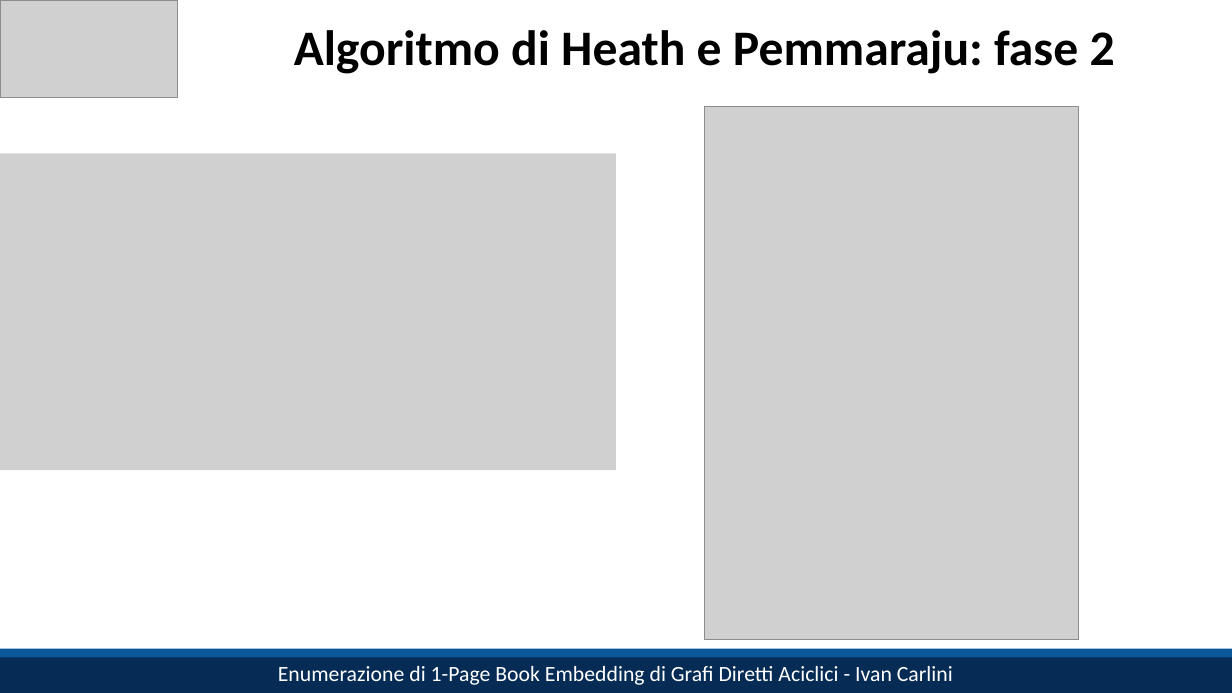
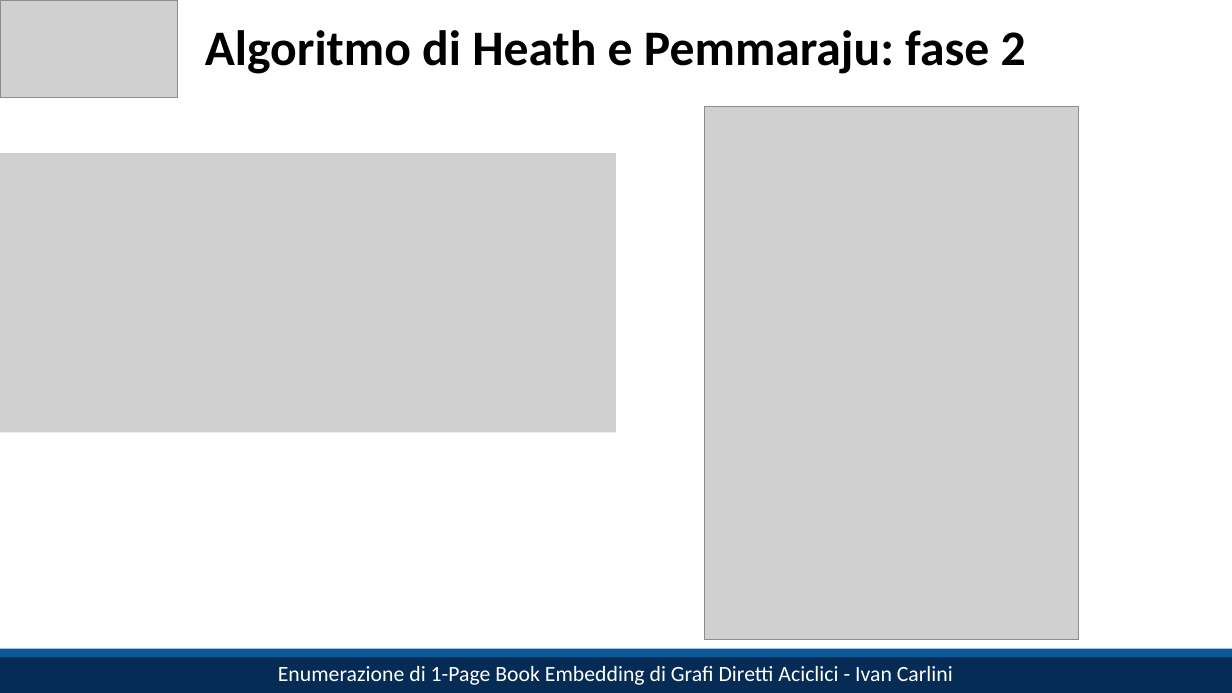
Before and after one commit to IC-99/book-embeddings, a slide deck: slide 10 of slides.pptx (slide 11 before the commit). Drawn at 1232x693 pixels with LibreOffice and Linux fonts; fonts in the diff are those of the drawing; grey boxes stand for pictures. Boxes give left, top, right and bottom in pixels: in the first picture for what was removed or moved away, otherwise in the second. Text is boxed around its words. In the diff, an @@ line names an element or a change of style, - is before the commit and + after.

```diff
--- a/slides.pptx
+++ b/slides.pptx
@@ title "Algoritmo di Heath e Pemmaraju: ...": place and size @@
-title "Algoritmo di Heath e Pemmaraju: ..." at bbox=[294, 30, 1115, 74]
+title "Algoritmo di Heath e Pemmaraju: ..." at bbox=[205, 30, 1026, 74]
@@ picture: place and size @@
-picture at bbox=[0, 153, 616, 470]
+picture at bbox=[0, 153, 616, 433]
```
Also in this commit, not shown: 10 other slides changed, 18 slides added, 1 other file.
